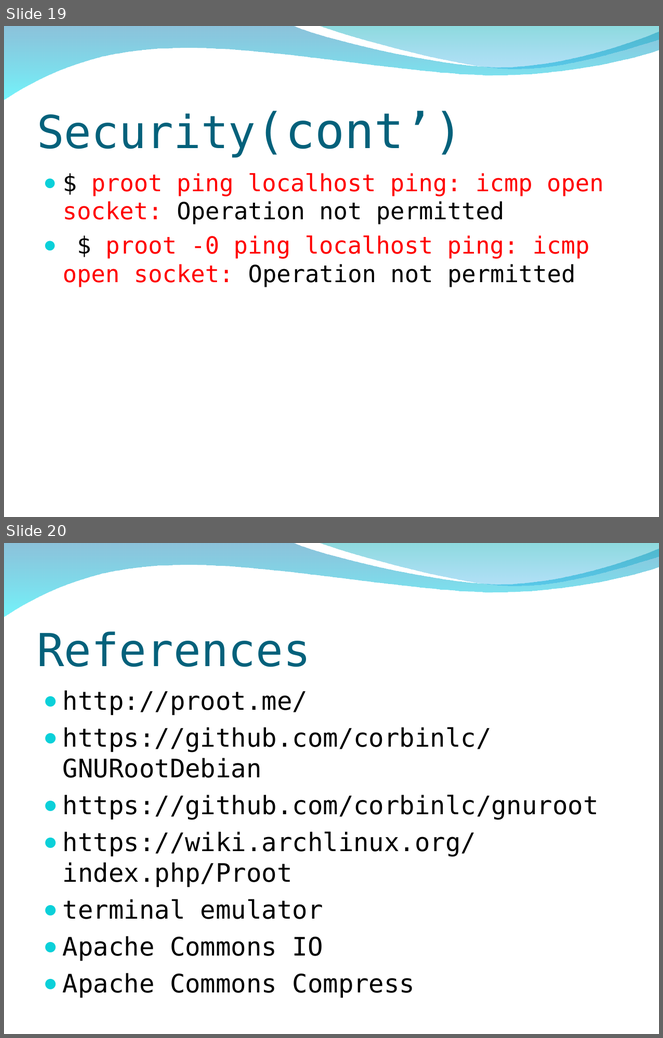
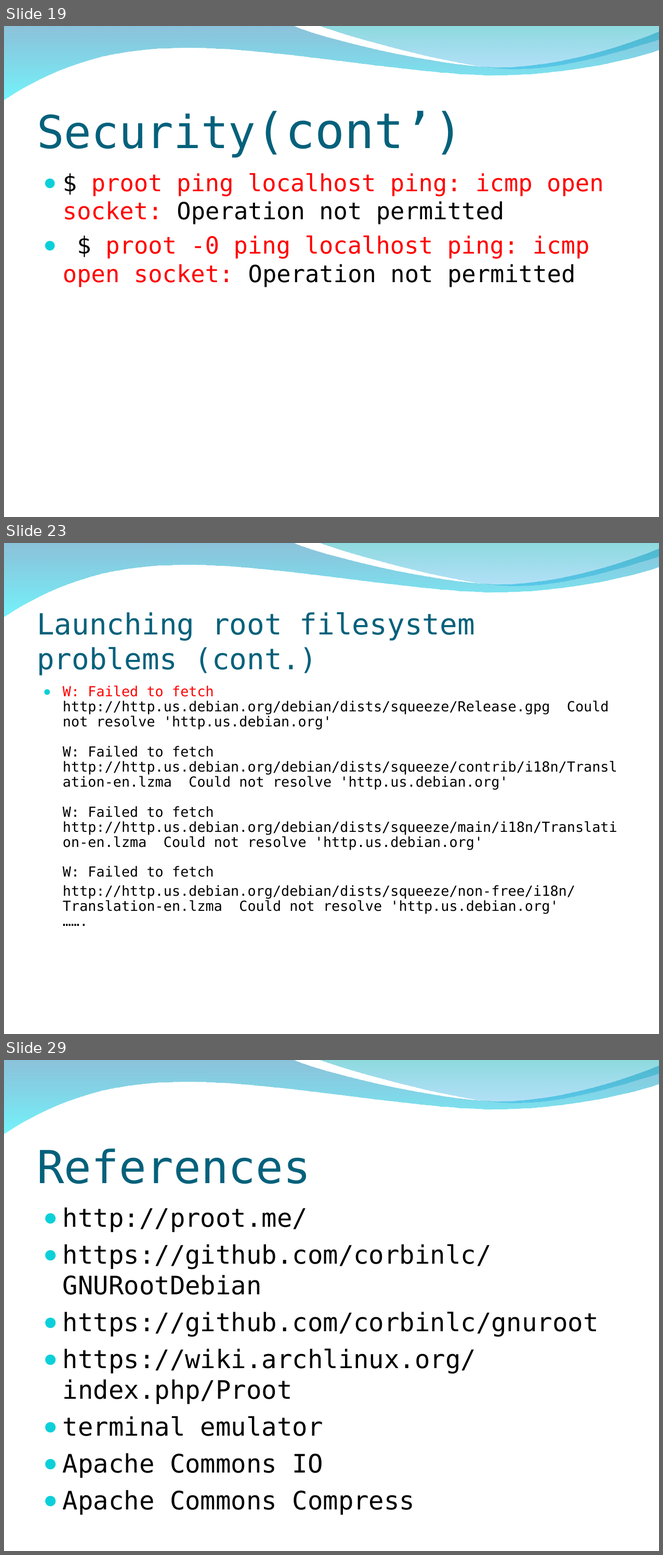
Before and after one commit to peter279k/regular_meeting, a slide deck: Proot.ppt. Shown one above the other, each under a label of ours: slides 19 and 20 before the commit, slides 19, 23 and 29 after it; the slides between them are not shown. The pictures are 663x1038 and 663x1555 pixels, drawn with LibreOffice and Linux fonts; fonts in the diff are those of the drawing; background and template pictures are left out. Boxes give left, top, right and bottom in pixels: in the first picture for what was removed or moved away, otherwise in the second. Text is boxed around its words. In the diff, an @@ line names an element or a change of style, - is before the commit and + after.

Commit message:
add launch root filesystem problems and solution

```diff
--- a/Proot.ppt
+++ b/Proot.ppt
@@ slide 23 added at [4, 543, 659, 1034], background picture (left out); not listed: 2 template elements that a slide beside it also shows @@
@@ title added at [37, 612, 475, 675], 32 pt, text #04617B @@
+Launching root filesystem problems (cont.)
@@ text added at [63, 685, 618, 914], 15.3 pt, text #000000 @@
+● W: Failed to fetch http://http.us.debian.org/debian/dists/squeeze/Release.gpg Could not resolve 'http.us.debian.org'
+  W: Failed to fetch http://http.us.debian.org/debian/dists/squeeze/contrib/i18n/Translation-en.lzma Could not resolve 'http.us.debian.org'
+  W: Failed to fetch http://http.us.debian.org/debian/dists/squeeze/main/i18n/Translation-en.lzma Could not resolve 'http.us.debian.org'
+  W: Failed to fetch
+http://http.us.debian.org/debian/dists/squeeze/non-free/i18n/Translation-en.lzma Could not resolve 'http.us.debian.org'
+…….
@@ what was slide 20 is now slide 29 @@
```
Also in this commit, not shown: 2 slides changed, 8 other slides added.
